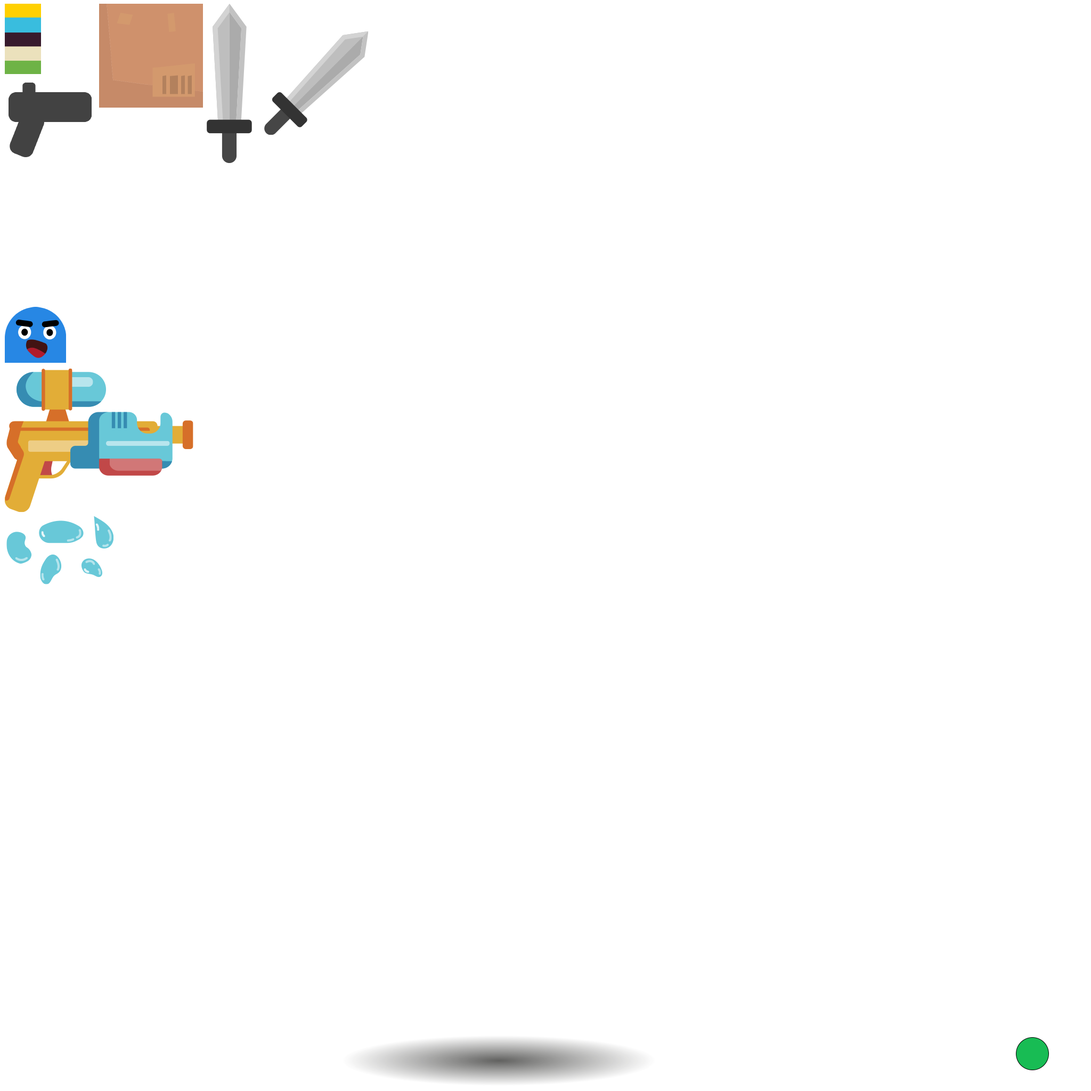
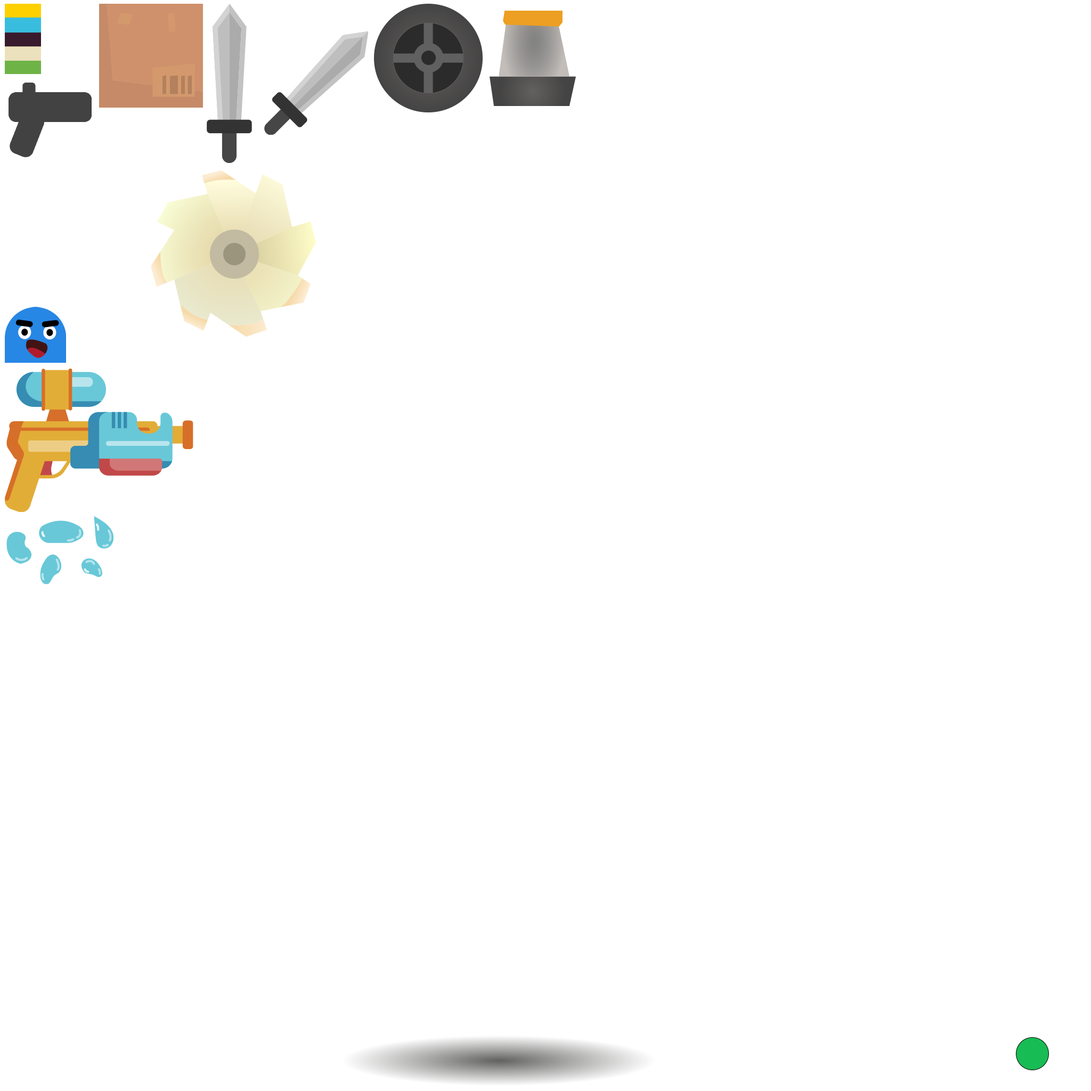
The second 1091px x 1091px image is a revision of the first. Changes to its layers:
added layer "Layer 20" above "Layer 19" over left=151, top=170, right=317, bottom=337
added layer "Layer 19" above "Layer 18" over left=489, top=10, right=577, bottom=107
added layer "Layer 18" above "Layer 17" over left=374, top=3, right=483, bottom=113
